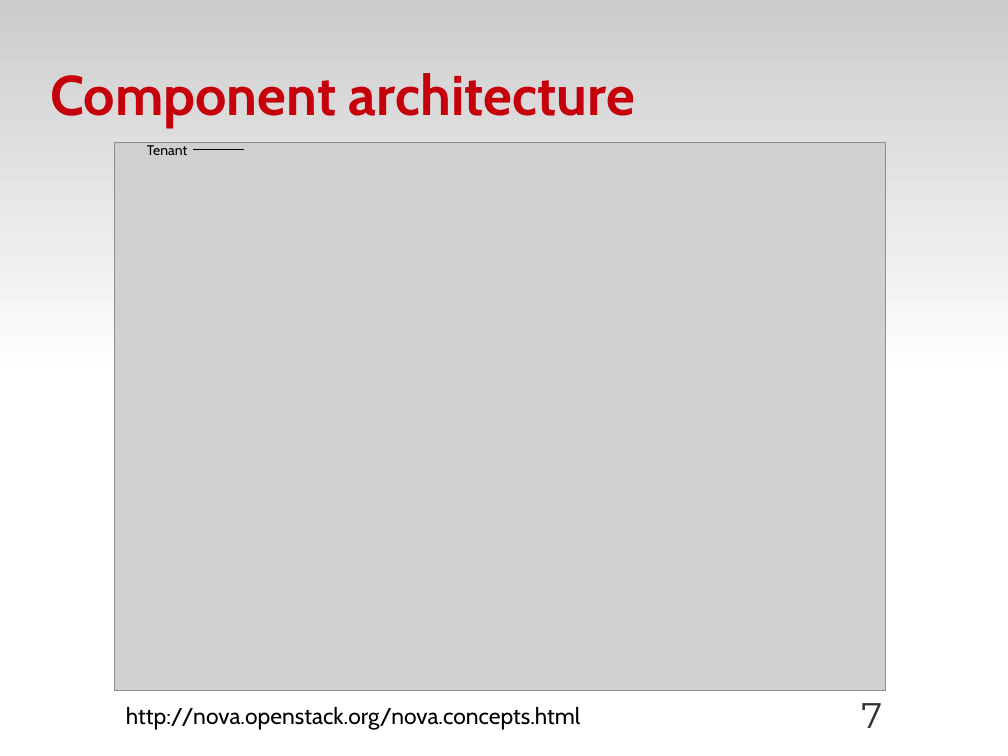
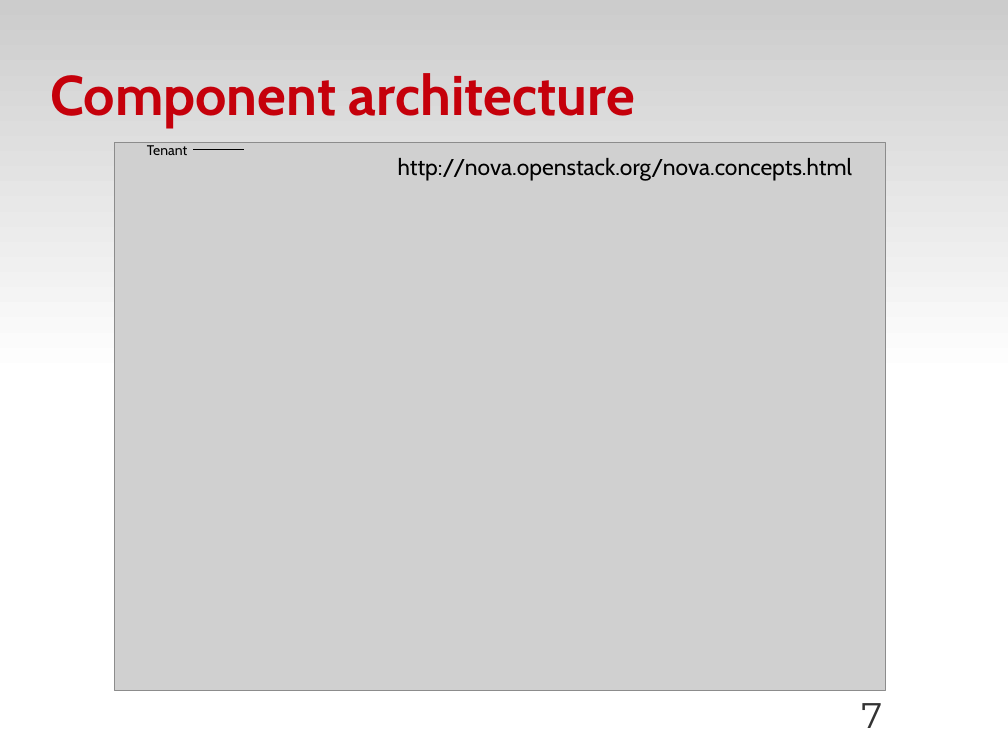
Before and after one commit to zyluo/talk-COSUG-2012, a slide deck: slide 7 of COSUG-2012.odp. Drawn at 1008x756 pixels with LibreOffice and Linux fonts; fonts in the diff are those of the drawing; grey boxes stand for pictures; background and template pictures are left out. Boxes give left, top, right and bottom in pixels: in the first picture for what was removed or moved away, otherwise in the second. Text is boxed around its words. In the diff, an @@ line names an element or a change of style, - is before the commit and + after.

```diff
--- a/COSUG-2012.odp
+++ b/COSUG-2012.odp
@@ text "http://nova.openstack.org/nova.concepts.html": place and size @@
-text "http://nova.openstack.org/nova.concepts.html" at (126, 707, 580, 730)
+text "http://nova.openstack.org/nova.concepts.html" at (398, 158, 852, 181)
```
Also in this commit, not shown: 5 other slides changed, 1 other file.
